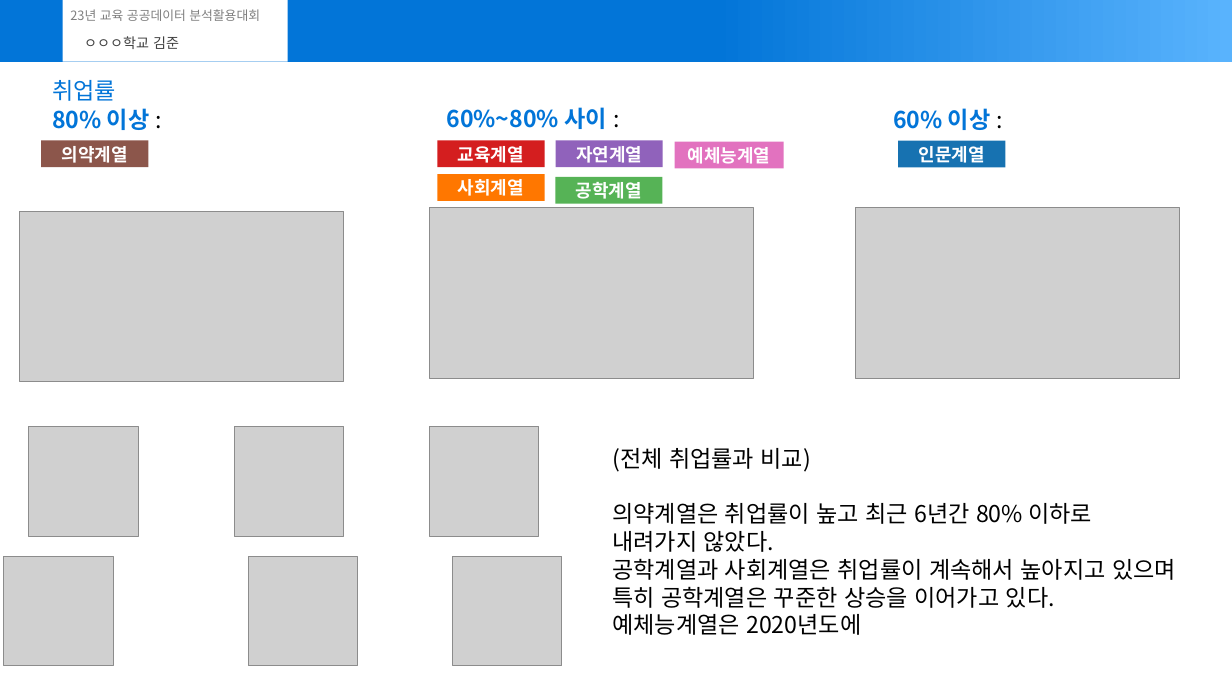
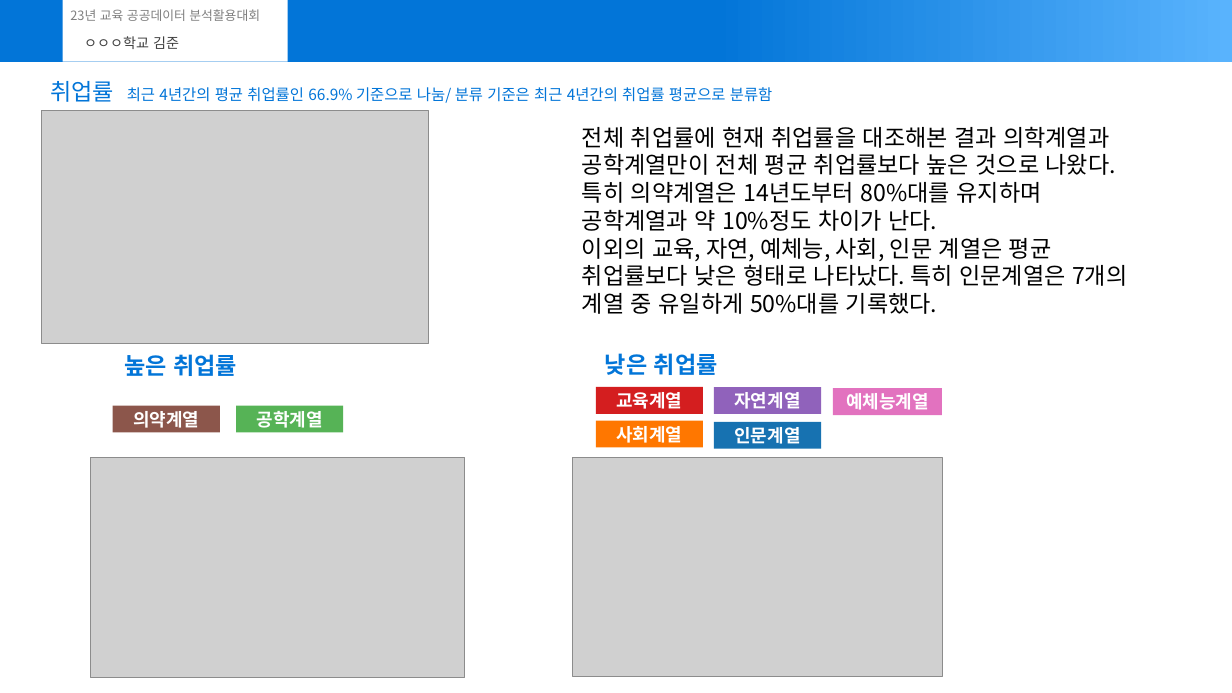
Before and after one commit to joon-11/23_dataAnalisysContestProject, a slide deck: slide 6 of submit (3).pptx. Drawn at 1232x693 pixels with LibreOffice and Linux fonts; fonts in the diff are those of the drawing; grey boxes stand for pictures. Boxes give left, top, right and bottom in pixels: in the first picture for what was removed or moved away, otherwise in the second. Text is boxed around its words. In the diff, an @@ line names an element or a change of style, - is before the commit and + after.

```diff
--- a/submit (3).pptx
+++ b/submit (3).pptx
@@ text added at (50,81,772,103), 12 pt, text #0275D8 @@
+취업률 최근 4년간의 평균 취업률인 66.9% 기준으로 나눔/ 분류 기준은 최근 4년간의 취업률 평균으로 분류함
@@ picture added at (41,111,428,344) @@
@@ text removed at (52,108,150,130) @@
-80% 이상 :
@@ text removed at (446,107,607,129) @@
-60%~80% 사이 :
@@ text removed at (893,108,991,130) @@
-60% 이상 :
@@ text at (582,126,1127,314): text changed @@
-(전체 취업률과 비교)
-의약계열은 취업률이 높고 최근 6년간 80% 이하로 내려가지 않았다.
-공학계열과 사회계열은 취업률이 계속해서 높아지고 있으며 특히 공학계열은 꾸준한 상승을 이어가고 있다.
-예체능계열은 2020년도에
+전체 취업률에 현재 취업률을 대조해본 결과 의학계열과 공학계열만이 전체 평균 취업률보다 높은 것으로 나왔다. 특히 의약계열은 14년도부터 80%대를 유지하며 공학계열과 약 10%정도 차이가 난다.
+이외의 교육, 자연, 예체능, 사회, 인문 계열은 평균 취업률보다 낮은 형태로 나타났다. 특히 인문계열은 7개의 계열 중 유일하게 50%대를 기록했다.
@@ picture removed at (430,208,754,379) @@
@@ picture removed at (856,208,1180,379) @@
@@ picture removed at (20,211,345,382) @@
@@ text at (124,354,237,376): text changed; bold on @@
-취업률
+높은 취업률
@@ text added at (605,353,718,375), 18 pt, text #0275D8, bold @@
+낮은 취업률
@@ rectangle "의약계열": place and size @@
-rectangle "의약계열" at (41,140,148,167)
+rectangle "의약계열" at (113,406,220,433)
@@ rectangle "공학계열": place and size @@
-rectangle "공학계열" at (555,177,663,203)
+rectangle "공학계열" at (236,406,343,433)
@@ picture removed at (29,426,138,536) @@
@@ picture removed at (235,426,344,536) @@
@@ picture removed at (430,426,539,536) @@
@@ 4 rectangles: place and size @@
-4 rectangles at (437,140,784,201)
+4 rectangles at (596,387,942,447)
@@ rectangle "인문계열": place and size @@
-rectangle "인문계열" at (898,140,1006,167)
+rectangle "인문계열" at (714,422,822,449)
@@ picture added at (91,457,465,678) @@
@@ picture added at (573,457,943,677) @@
@@ picture removed at (4,556,113,666) @@
@@ picture removed at (249,556,358,666) @@
@@ picture removed at (453,556,562,666) @@
```
Also in this commit, not shown: 1 other slide changed.
